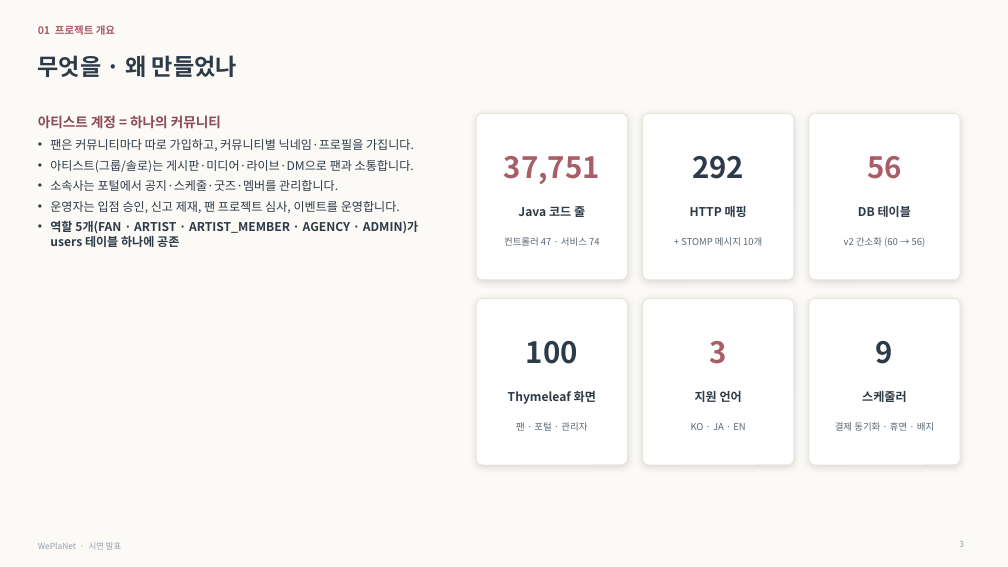
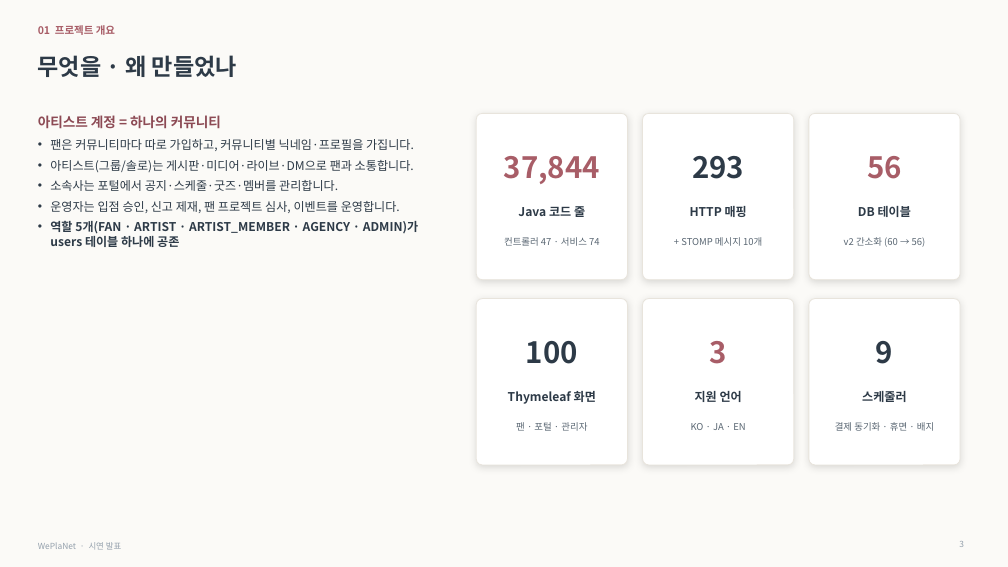
Before and after one commit to suuzuux/project-DSA, a slide deck: slide 3 of weplanet/presentation/WePlaNet_시연발표.pptx. Drawn at 1008x567 pixels with LibreOffice and Linux fonts; fonts in the diff are those of the drawing. Boxes give left, top, right and bottom in pixels: in the first picture for what was removed or moved away, otherwise in the second. Text is boxed around its words. In the diff, an @@ line names an element or a change of style, - is before the commit and + after.

```diff
--- a/weplanet/presentation/WePlaNet_시연발표.pptx
+++ b/weplanet/presentation/WePlaNet_시연발표.pptx
@@ text at (504,156,600,184): text changed @@
-37,751
+37,844
@@ text at (692,156,744,179): text changed @@
-292
+293
```
Also in this commit, not shown: 10 other slides changed, 4 slides added, 3 other files.
